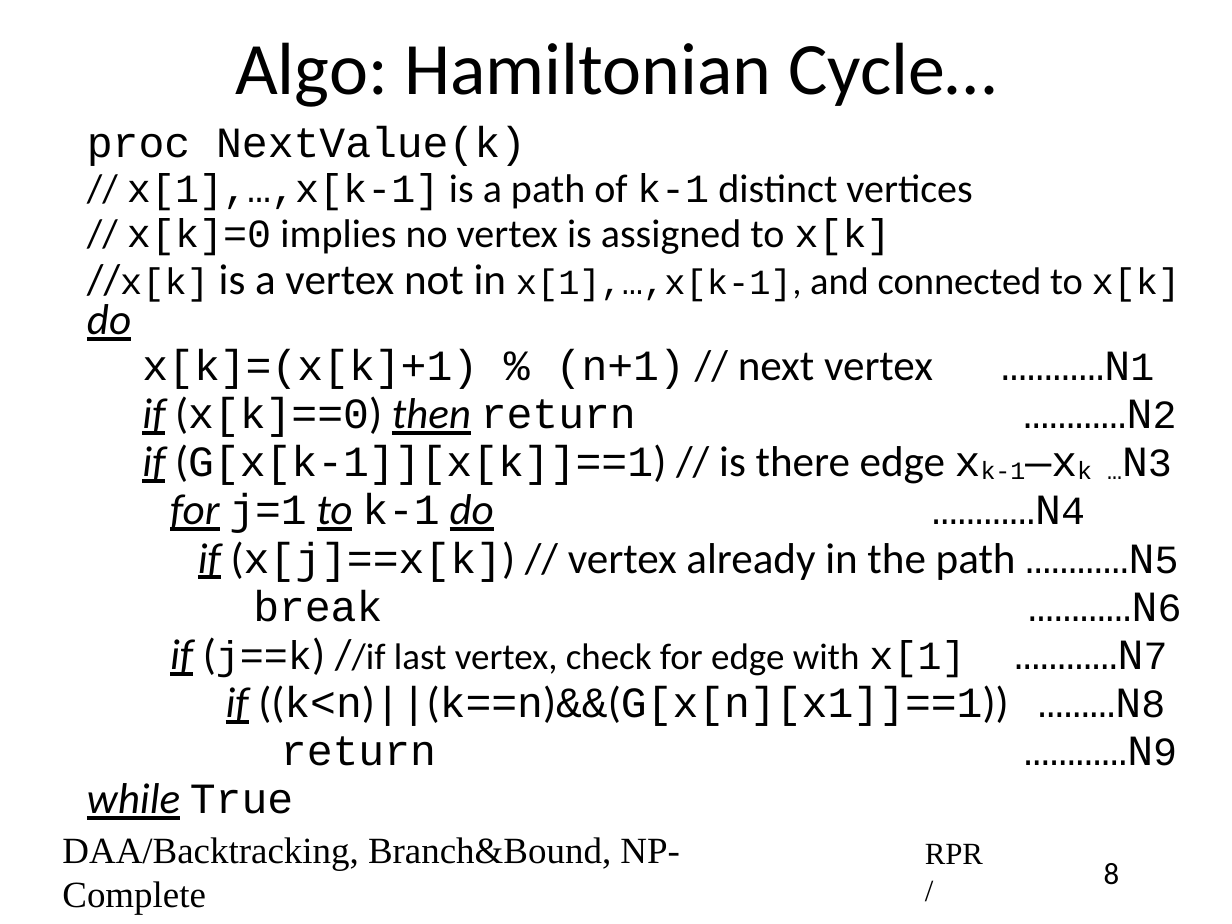
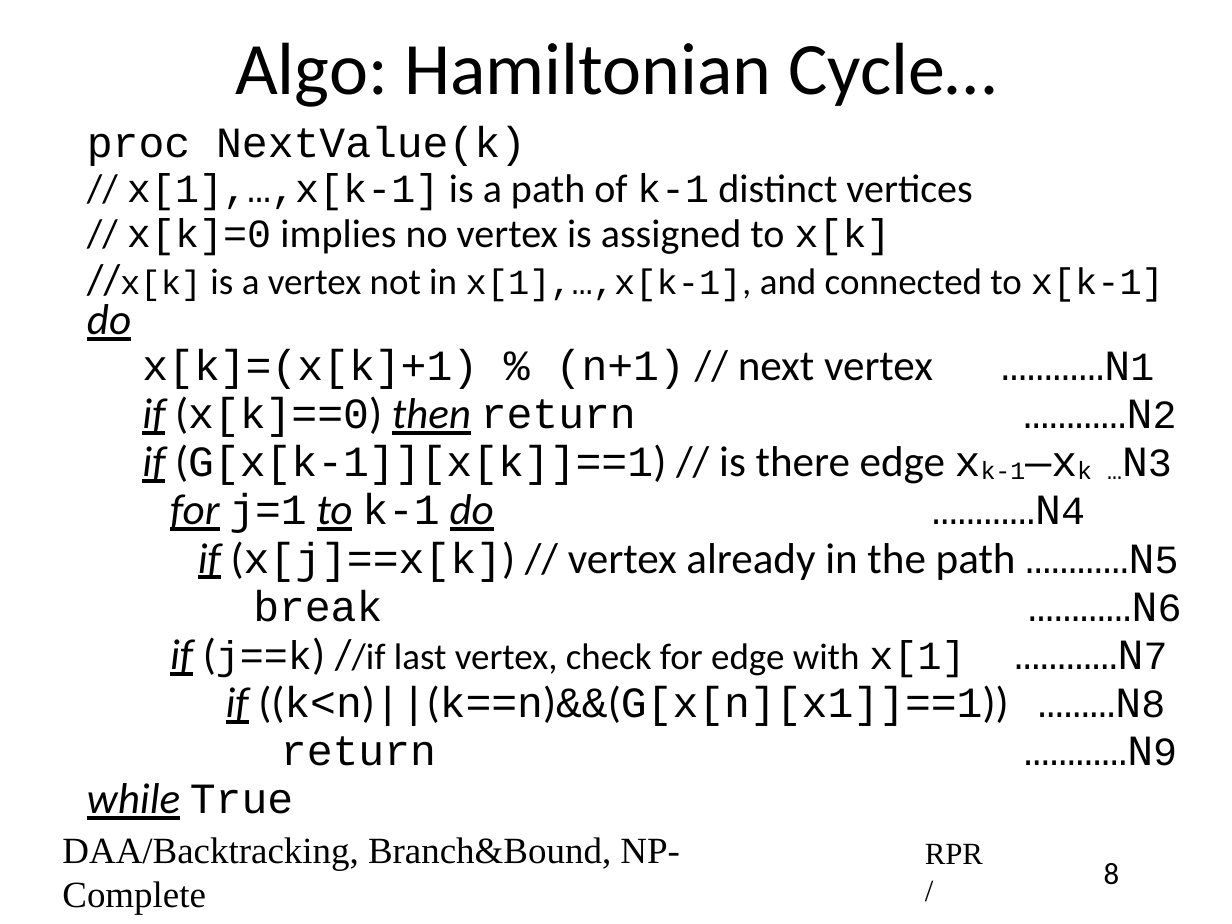
Before and after one commit to rprustagi/2019-17CS43-DAA, a slide deck: slide 8 of Slides-RPR/2019-H1-DAA-L43-BackTrack-algos.pptx. Drawn at 1232x924 pixels with LibreOffice and Linux fonts; fonts in the diff are those of the drawing. Boxes give left, top, right and bottom in pixels: in the first picture for what was removed or moved away, otherwise in the second. Text is boxed around its words. In the diff, an @@ line names an element or a change of style, - is before the commit and + after.

```diff
--- a/Slides-RPR/2019-H1-DAA-L43-BackTrack-algos.pptx
+++ b/Slides-RPR/2019-H1-DAA-L43-BackTrack-algos.pptx
@@ text at (x1=120, y1=268, x2=1164, y2=302): text changed; size 28 to 24 pt @@
-//x[k] is a vertex not in x[1],…,x[k-1], and connected to x[k]
+//x[k] is a vertex not in x[1],…,x[k-1], and connected to x[k-1]
```
Also in this commit, not shown: 6 other slides changed, 1 slide added, 2 other files.
